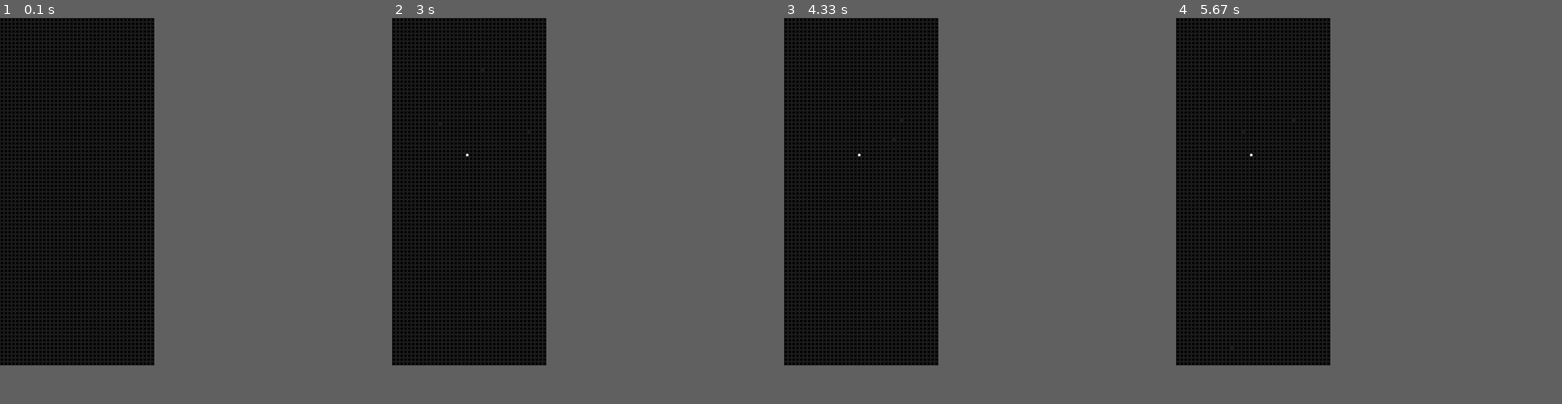
Above: before the commit, frames 1-4 (left to right).
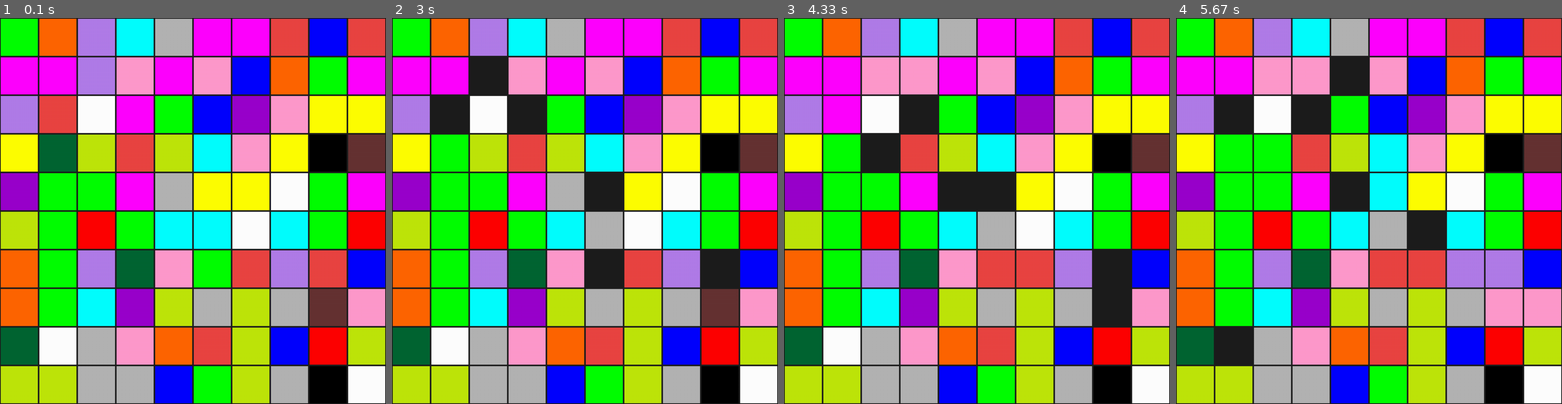
Above: after the commit, the same moments.

Repository: javilol5/pygame
Game: pygame game, started from mutacion.py
Two runs of this game, one before a commit and one after it. Both use one fixed random seed, a clock stepped at 60 frames per second and the inputs below.
Inputs (mouse positions are in pixels of both pictures, inside the frame that each line leads up to):
- Up to frame 1 (0.1 s): no input
- Up to frame 2 (3 s): click (585, 211) at 0.38 s; click (465, 153) at 0.72 s; click (484, 68) at 1.05 s; click (588, 253) at 1.38 s; click (530, 129) at 1.72 s; click (438, 126) at 2.05 s; click (720, 288) at 2.38 s; click (600, 195) at 2.72 s
- Up to frame 3 (4.33 s): click (1115, 299) at 3.05 s; click (892, 141) at 3.38 s; click (938, 195) at 3.72 s; click (903, 118) at 4.05 s
- Up to frame 4 (5.67 s): click (1233, 346) at 4.38 s; click (1241, 129) at 4.72 s; click (1353, 79) at 5.05 s; click (1423, 234) at 5.38 s
In our replay, the window is 360x810 before the commit and 900x900 after it. These sizes can differ from the game's own. Grey fills any space a smaller window leaves; there, only what the larger window draws over its background counts as a difference.

The runs differ from the first frame. In frame 1, 93% of the frame differs, in the area x 0-100%, y 0-100%; in frame 2, 90%; in frame 3, 90%; in frame 4, 91%.

Commit message:
color edwyn

Diff:
--- a/mutacion.py
+++ b/mutacion.py
@@ -3,9 +3,9 @@
 import time
 
 # --- Configuración ---
-ANCHO = 40
-ALTO = 90
-TAM_CELDA = 10
+ANCHO = 10
+ALTO = 10
+TAM_CELDA = 100
 MARGEN = 2
 
 VENTANA_ANCHO = ANCHO * TAM_CELDA
@@ -27,7 +27,8 @@
     (102,51,51),    # marron
     (0,102,51),     # verde
     (233,69,67),    # adrian
-    (177,124,232)   # gabriela
+    (177,124,232),  # gabriela
+    (190,230,10)    # edwyn
     ]
 
 # --- Inicialización ---
@@ -42,8 +43,8 @@
     fila = []
     for x in range(ANCHO):
         fila.append({
-            #"color": random.choice(COLORES),
-            "color": (0, 0, 0),  # iniciar _todo en rojo para ver mutaciones
+            "color": random.choice(COLORES),
+            #"color": (0, 0, 0),  # iniciar _todo en rojo para ver mutaciones
             "visible": True,
             "reaparicion": None
         })
